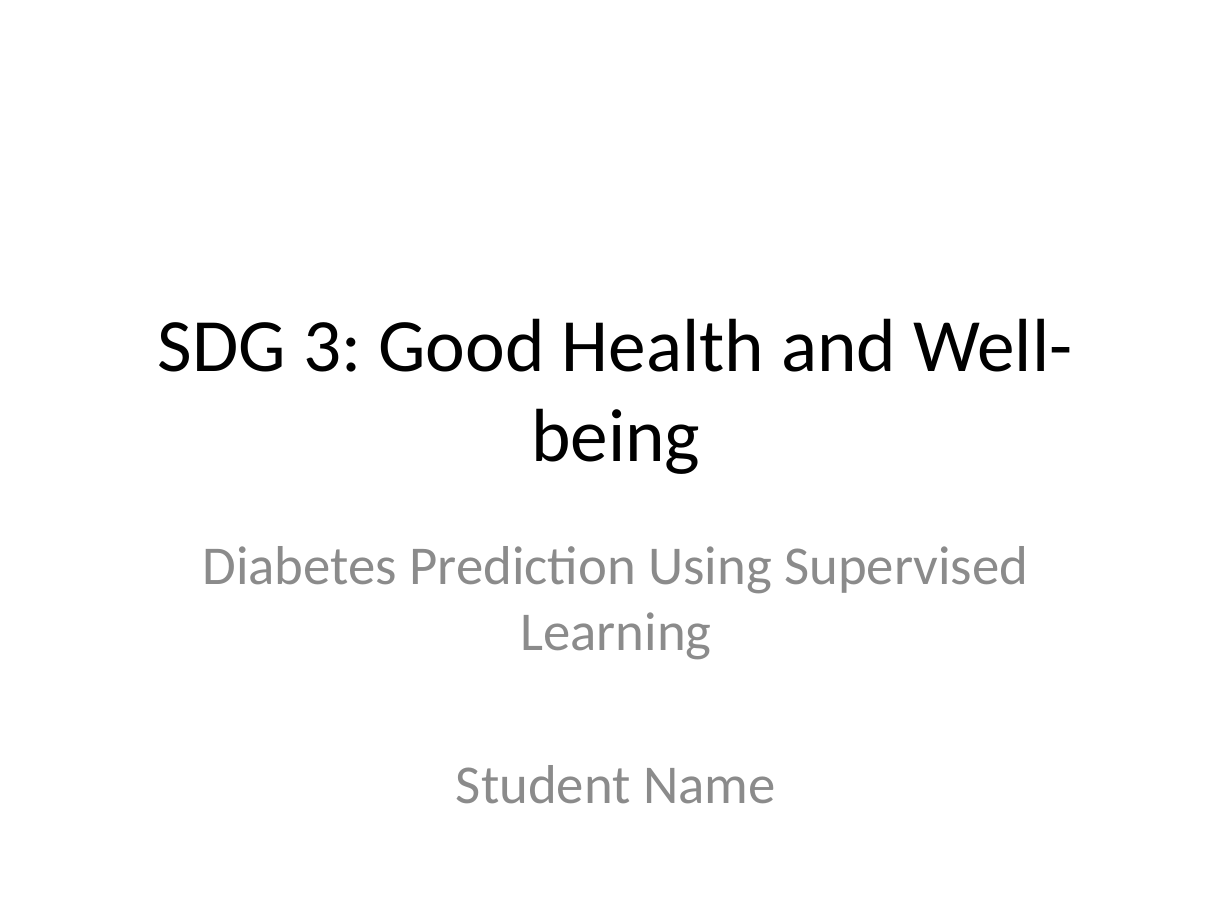
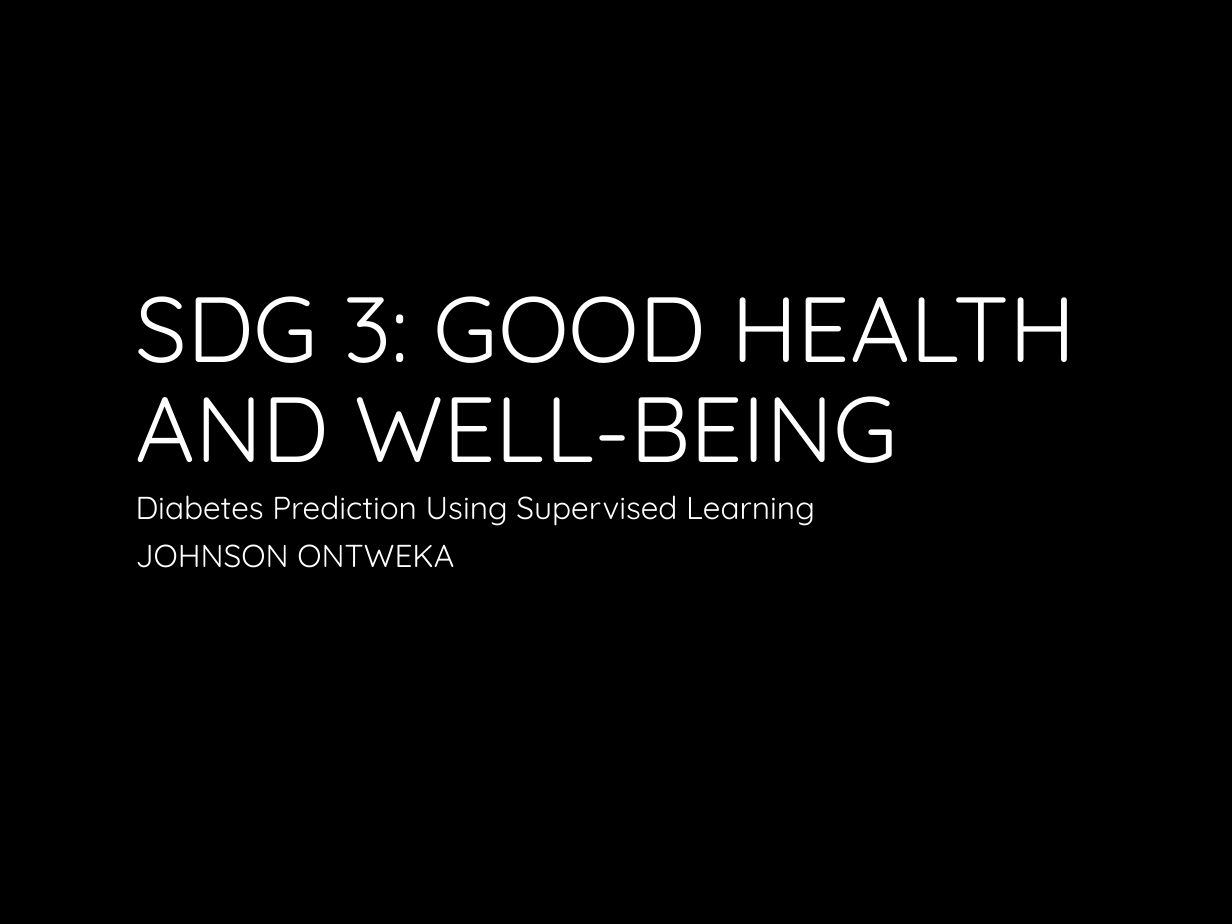
Before and after one commit to Jowekbeltan/AI-MACHINE-LEARNING, a slide deck: slide 1 of SDG3_Diabetes_Prediction_Presentation.pptx. Drawn at 1232x924 pixels with LibreOffice and Linux fonts; fonts in the diff are those of the drawing; background and template pictures are left out. Boxes give left, top, right and bottom in pixels: in the first picture for what was removed or moved away, otherwise in the second. Text is boxed around its words. In the diff, an @@ line names an element or a change of style, - is before the commit and + after.

```diff
--- a/SDG3_Diabetes_Prediction_Presentation.pptx
+++ b/SDG3_Diabetes_Prediction_Presentation.pptx
@@ background #FFFFFF to #000000 @@
@@ title "SDG 3: GOOD HEALTH AND ..." at [136,296,1076,463]: vertical alignment middle to bottom @@
@@ title at [136,296,1076,463]: text changed; size 44 to 54 pt; font Calibri to Quicksand; text colour #000000 to #FFFFFF @@
-SDG 3: Good Health and Well-being
+SDG 3: GOOD HEALTH AND WELL-BEING
@@ subtitle "Diabetes Prediction Using Supervised Learning": place and size @@
-subtitle "Diabetes Prediction Using Supervised Learning" at [202,546,1028,804]
+subtitle "Diabetes Prediction Using Supervised Learning" at [136,495,815,568]
@@ subtitle at [136,495,815,526]: size 32 to 18.5 pt, font Calibri to Quicksand, text colour #8C8C8C to #FFFFFF in "Diabetes Prediction Using Supervised Learning"; alignment centre to left; line spacing 1 to 0.8; more space between paragraphs @@
@@ subtitle at [136,544,454,568]: text changed; size 32 to 18.5 pt; font Calibri to Quicksand; text colour #8C8C8C to #FFFFFF @@
-Student Name
+JOHNSON ONTWEKA
```
Also in this commit, not shown: 6 other slides changed.
